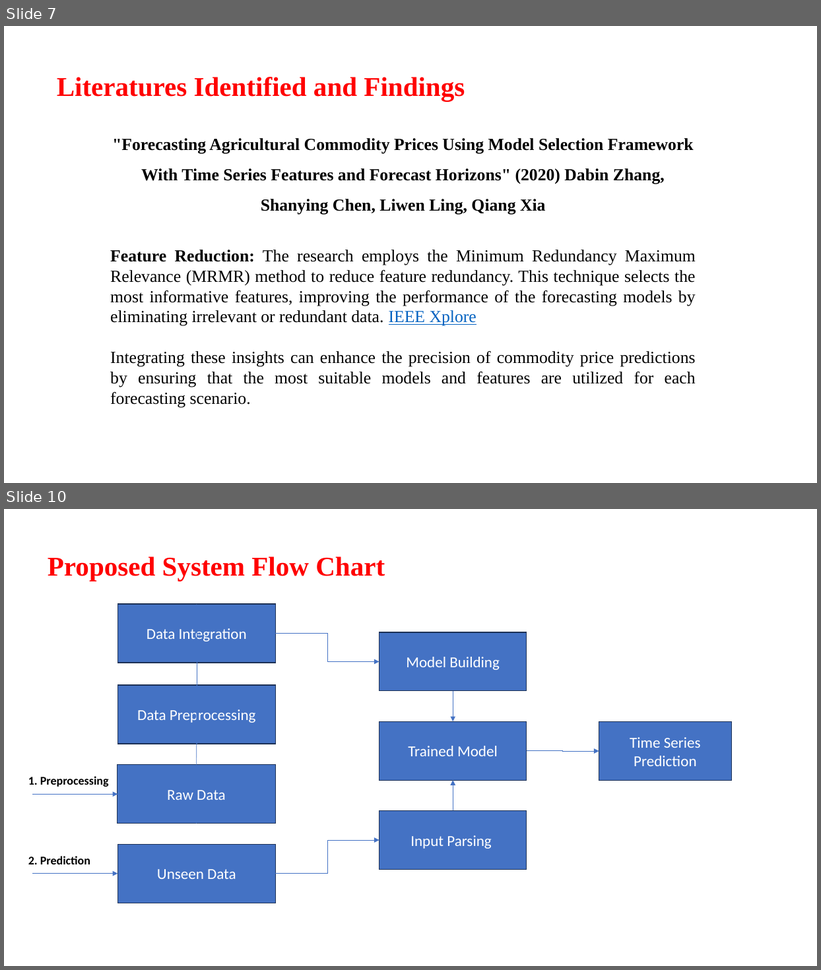
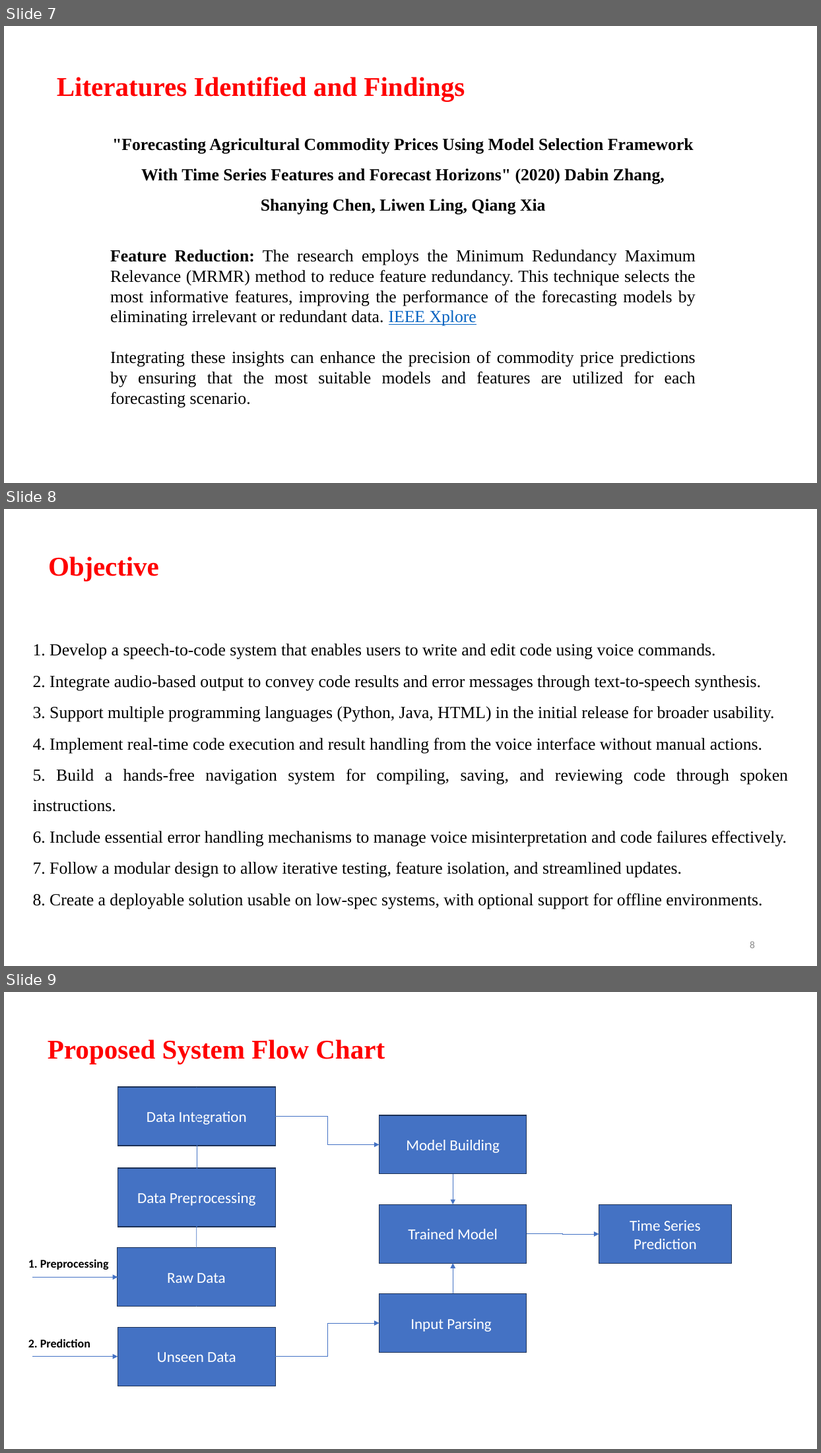
Before and after one commit to Aashif786/Coding_Assistant, a slide deck: ppts/0th Review.pptx. Shown one above the other, each under a label of ours: slides 7 and 10 before the commit, slides 7, 8 and 9 after it; the slides between them are not shown. The pictures are 821x970 and 821x1453 pixels, drawn with LibreOffice and Linux fonts; fonts in the diff are those of the drawing; background and template pictures are left out. Boxes give left, top, right and bottom in pixels: in the first picture for what was removed or moved away, otherwise in the second. Text is boxed around its words. In the diff, an @@ line names an element or a change of style, - is before the commit and + after.

```diff
--- a/ppts/0th Review.pptx
+++ b/ppts/0th Review.pptx
@@ slide 8 added at (x1=4, y1=509, x2=817, y2=966), background picture (left out) @@
@@ text added at (x1=48, y1=557, x2=159, y2=581), 32 pt, text #FF0000, bold @@
+Objective
@@ text added at (x1=33, y1=644, x2=788, y2=909), 20 pt, text #000000 @@
+1. Develop a speech-to-code system that enables users to write and edit code using voice commands.
+2. Integrate audio-based output to convey code results and error messages through text-to-speech synthesis.
+3. Support multiple programming languages (Python, Java, HTML) in the initial release for broader usability.
+4. Implement real-time code execution and result handling from the voice interface without manual actions.
+5. Build a hands-free navigation system for compiling, saving, and reviewing code through spoken instructions.
+6. Include essential error handling mechanisms to manage voice misinterpretation and code failures effectively.
+7. Follow a modular design to allow iterative testing, feature isolation, and streamlined updates.
+8. Create a deployable solution usable on low-spec systems, with optional support for offline environments.
@@ page number added at (x1=750, y1=941, x2=755, y2=949), 12 pt, text #8C8C8C @@
+8
@@ what was slide 10 is now slide 9 @@
```
Also in this commit, not shown: 4 slides changed, 1 other slide added, 12 slides removed.
